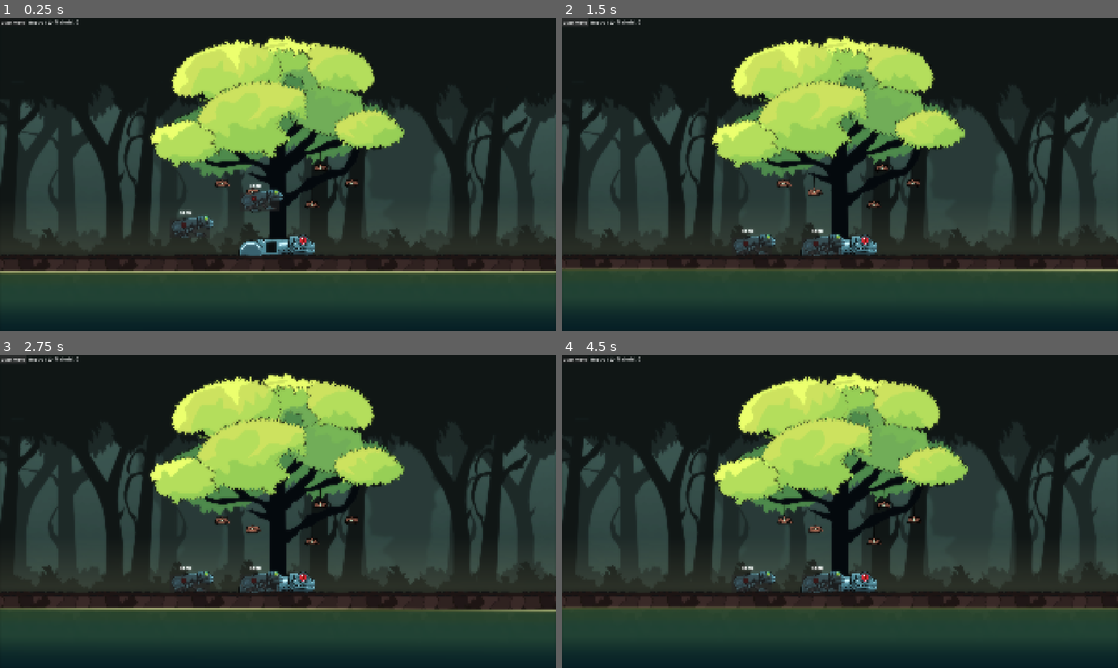
Above: before the commit, frames 1-4 (two rows, left to right).
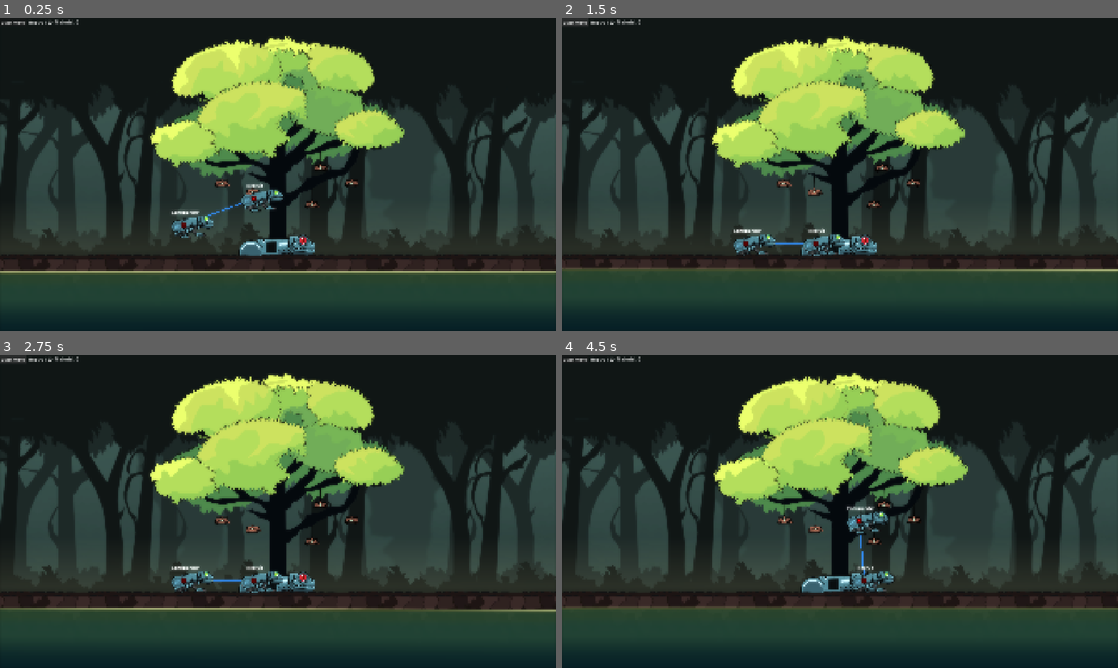
Above: after the commit, the same moments.

Repository: chirp-games/godot-wild-jam-98
Game: Godot game, scene res://game/game.tscn
Two runs of this game, one before a commit and one after it. Both use one fixed random seed, a clock stepped at 60 frames per second and the inputs below. This scene is started directly instead of the project's main scene. The engine's default icon, where the game draws it, is replaced by a stand-in: a white triangle on a blue panel in a dark square.
Inputs (mouse positions are in pixels of both pictures, inside the frame that each line leads up to):
- Up to frame 1 (0.25 s): no input
- Up to frame 2 (1.5 s): click "Start Wave" at 0.5 s; click "Start Wave" at 1.25 s
- Up to frame 3 (2.75 s): click "Start Wave" at 2 s
- Up to frame 4 (4.5 s): drag from (817, 580) to (840, 508) at 2.77 s; drag from (745, 580) to (840, 508) at 3.52 s; move the mouse to (895, 442) at 4.27 s; tap Left (l) at 4.35 s; click (895, 442) at 4.42 s

The runs differ from the first frame. In frame 1, 0.5% of the frame differs, in the area x 30-51%, y 52-71%; in frame 2, 0.5%; in frame 3, 0.5%; in frame 4, 1.3%, in the area x 30-60%, y 48-76%.
Error before the commit: Parse Error: Identifier "velocity" not declared in the current scope. (res://game/mini-frog/mini_frog.gd:77)
Error after the commit: Trying to assign value of type 'Skeleton2D' to a variable of type 'player.gd'. (res://game/game.gd:8)

Commit message:
remove gravity

Diff:
--- a/game/mini-frog/mini_frog.gd
+++ b/game/mini-frog/mini_frog.gd
@@ -73,9 +73,6 @@
 func _physics_process(delta: float) -> void:
 	super._physics_process(delta)
 
-	# Add gravity
-	velocity.y += 9.81
-
 	# Do not do anything when being dragged
 	if dragging:
 		return
